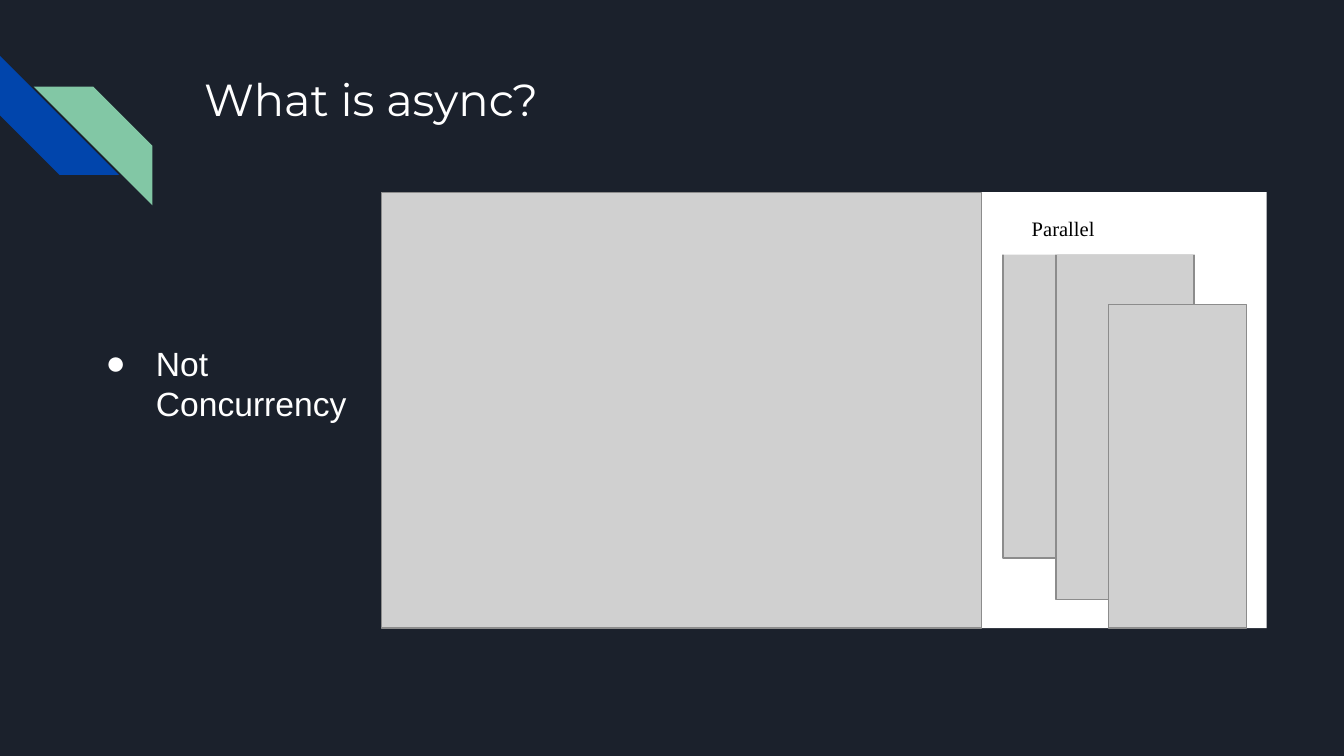
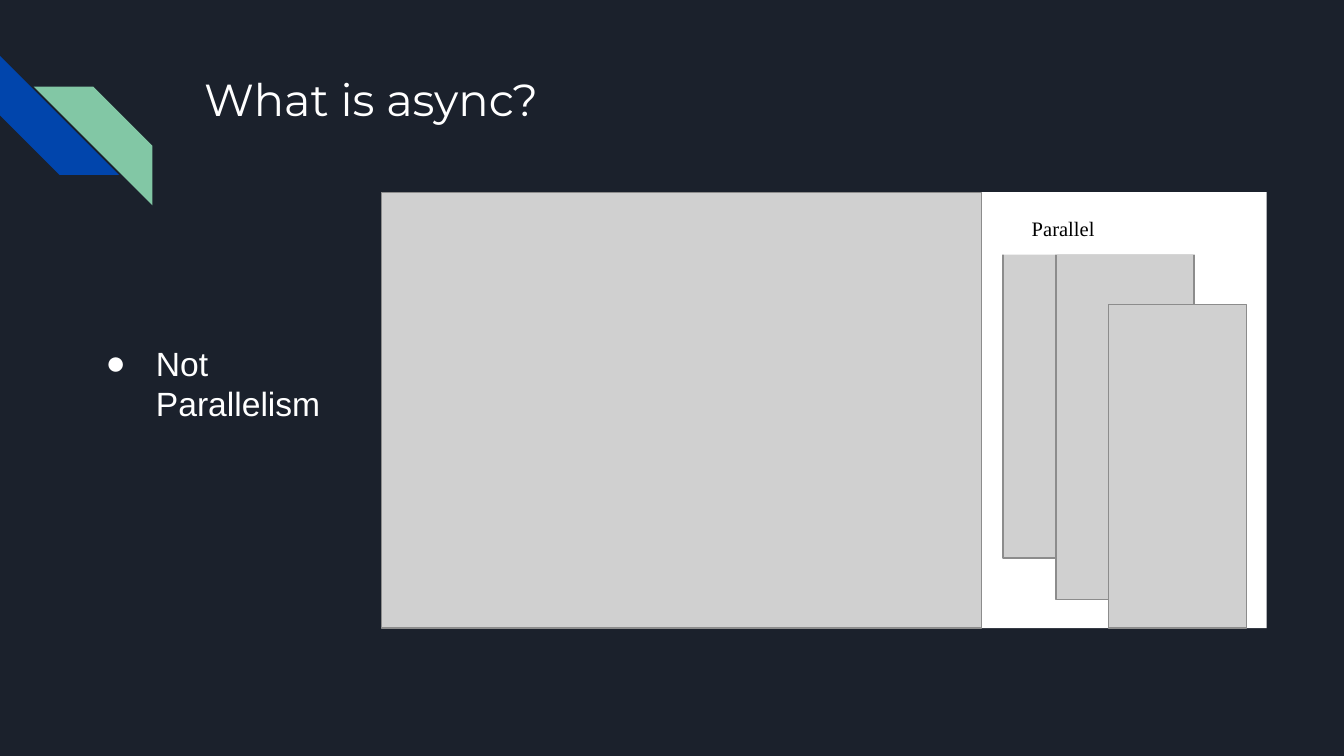
Before and after one commit to tylerjohnhaden/AsyncPresentation, a slide deck: slide 2 of AsyncPresentation.pptx. Drawn at 1344x756 pixels with LibreOffice and Linux fonts; fonts in the diff are those of the drawing; grey boxes stand for pictures. Boxes give left, top, right and bottom in pixels: in the first picture for what was removed or moved away, otherwise in the second. Text is boxed around its words. In the diff, an @@ line names an element or a change of style, - is before the commit and + after.

```diff
--- a/AsyncPresentation.pptx
+++ b/AsyncPresentation.pptx
@@ text at (156, 353, 320, 417): text changed @@
-● Not Concurrency
+● Not Parallelism
```
Also in this commit, not shown: 2 other slides changed, 14 slides added, 10 slides removed.
